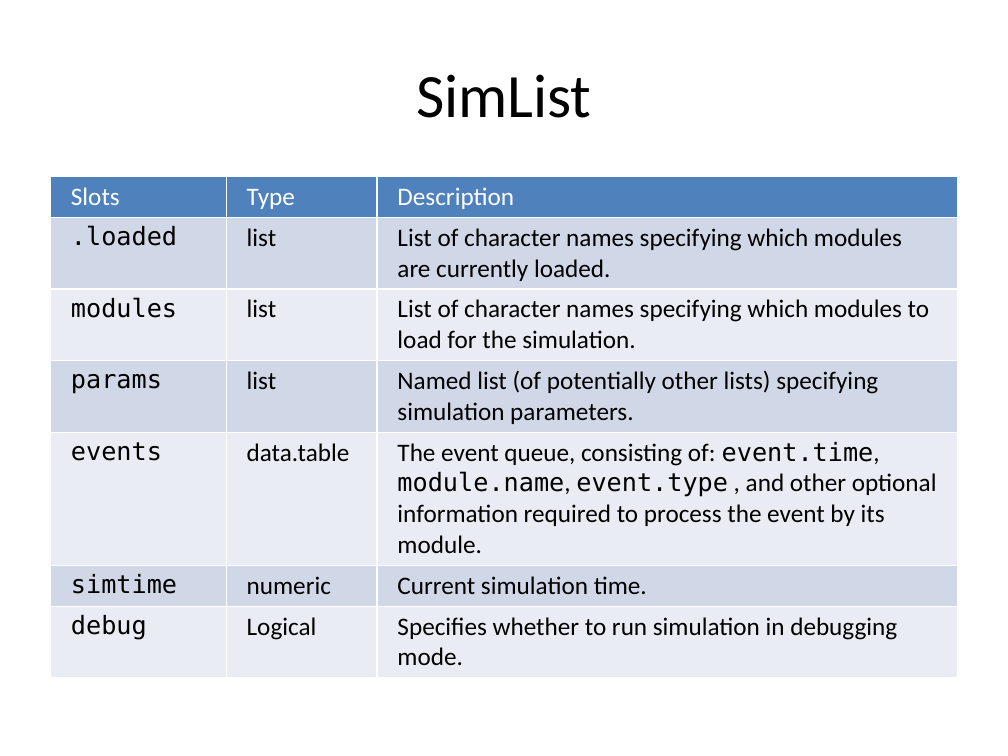
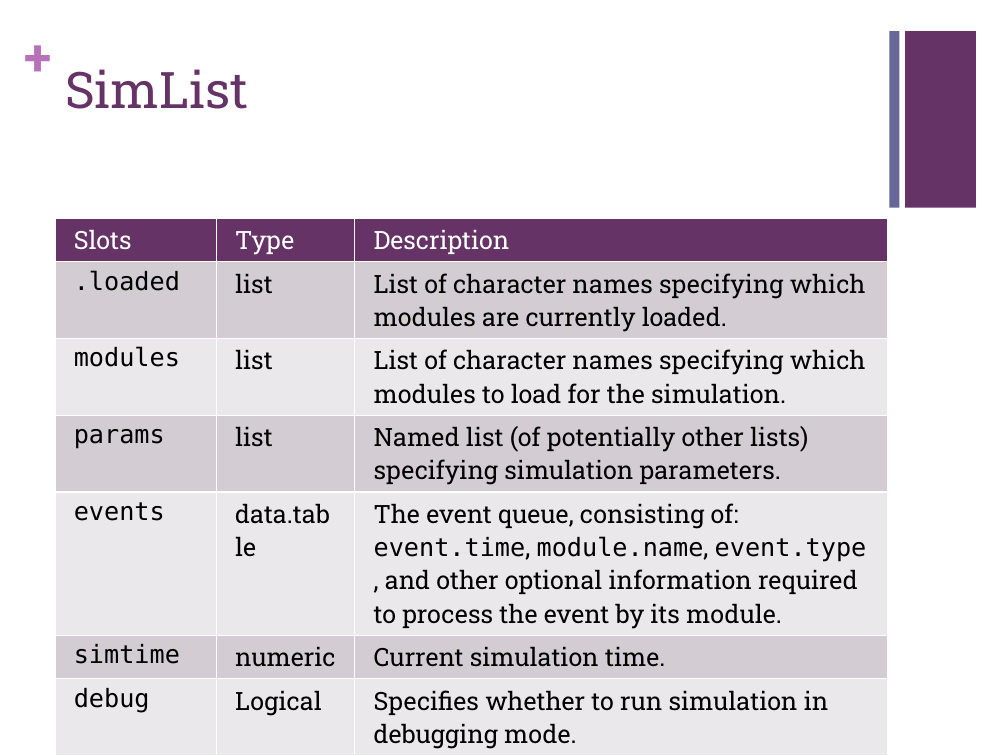
Before and after one commit to PredictiveEcology/SpaDES, a slide deck: slide 10 of development/SpaDES – Spatial Discrete Event Simulation.pptx. Drawn at 1008x756 pixels with LibreOffice and Linux fonts; fonts in the diff are those of the drawing. Boxes give left, top, right and bottom in pixels: in the first picture for what was removed or moved away, otherwise in the second. Text is boxed around its words. In the diff, an @@ line names an element or a change of style, - is before the commit and + after.

```diff
--- a/development/SpaDES – Spatial Discrete Event Simulation.pptx
+++ b/development/SpaDES – Spatial Discrete Event Simulation.pptx
@@ text added at (24, 25, 53, 87), 36 pt, text #B870B8, bold @@
++
@@ title "SimList": place and size @@
-title "SimList" at (416, 74, 591, 118)
+title "SimList" at (65, 69, 248, 109)
@@ title "SimList" at (65, 69, 248, 109): size 44 to 36 pt, font Calibri to Roboto Slab, text colour #000000 to #663366; alignment centre to left; vertical alignment middle to top @@
@@ rectangle added at (889, 31, 899, 208), fill #666699 @@
@@ rectangle added at (905, 31, 976, 208), fill #663366 @@
@@ table at (55, 219, 888, 753) @@
@@ fill #4F81BD to #663366 in row 1 @@
@@ fill #D0D8E8 to #D3CED3 in 9 cells @@
@@ fill #E9EDF4 to #EAE8EA in 9 cells @@
@@ font Calibri to Roboto Slab in "Slots", "Type", "Description", "list" and 11 more places @@
@@ table: place and size @@
-table at (50, 176, 958, 671)
+table at (55, 219, 888, 753)
```
Also in this commit, not shown: 9 other slides changed, 34 other files.
